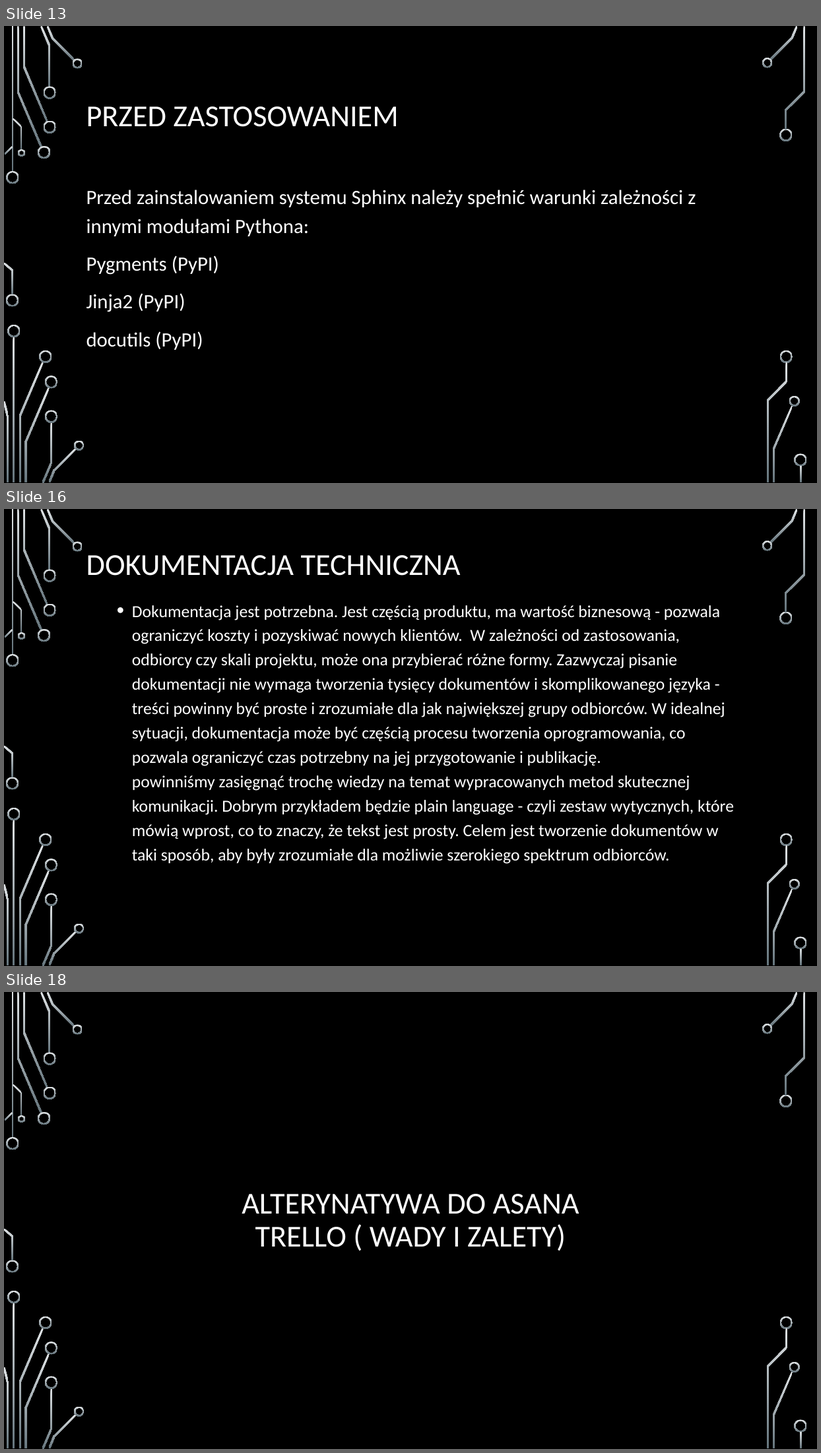
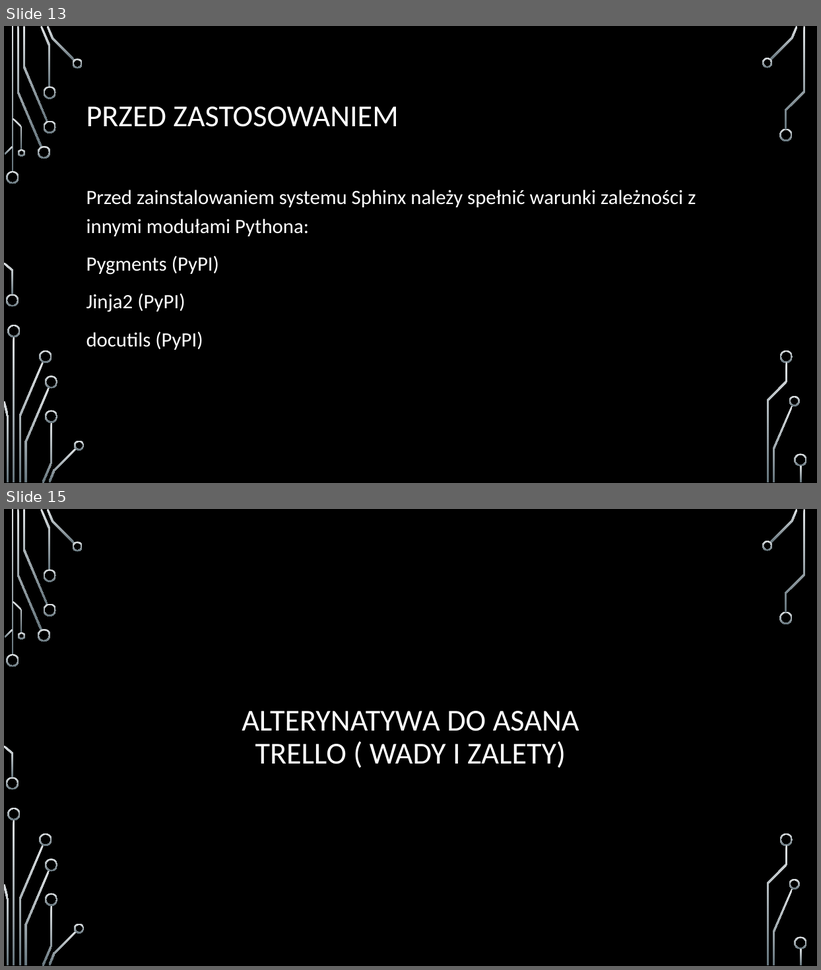
Before and after one commit to arcziko9/ZarzadzanieSystemamiInformatycznymiPOLSL, a slide deck: Projekt3/Adam_Kierat_Arkadiusz_Kałuża_Modul3_prezentacja.pptx. Shown one above the other, each under a label of ours: slides 13, 16 and 18 before the commit, slides 13 and 15 after it; the slides between them are not shown. The pictures are 821x1453 and 821x970 pixels, drawn with LibreOffice and Linux fonts; fonts in the diff are those of the drawing; background and template pictures are left out. Boxes give left, top, right and bottom in pixels: in the first picture for what was removed or moved away, otherwise in the second. Text is boxed around its words. In the diff, an @@ line names an element or a change of style, - is before the commit and + after.

```diff
--- a/Projekt3/Adam_Kierat_Arkadiusz_Kałuża_Modul3_prezentacja.pptx
+++ b/Projekt3/Adam_Kierat_Arkadiusz_Kałuża_Modul3_prezentacja.pptx
@@ slide 16 removed at [4,509,817,966], background picture (left out); not listed: 36 template elements that a slide beside it also shows @@
@@ title removed at [86,555,461,576] @@
-DOKUMENTACJA TECHNICZNA
@@ text removed at [132,605,734,864] @@
-  • Dokumentacja jest potrzebna. Jest częścią produktu, ma wartość biznesową - pozwala ograniczyć koszty i pozyskiwać nowych klientów. W zależności od zastosowania, odbiorcy czy skali projektu, może ona przybierać różne formy. Zazwyczaj pisanie dokumentacji nie wymaga tworzenia tysięcy dokumentów i skomplikowanego języka - treści powinny być proste i zrozumiałe dla jak największej grupy odbiorców. W idealnej sytuacji, dokumentacja może być częścią procesu tworzenia oprogramowania, co pozwala ograniczyć czas potrzebny na jej przygotowanie i publikację.
-    powinniśmy zasięgnąć trochę wiedzy na temat wypracowanych metod skutecznej komunikacji. Dobrym przykładem będzie plain language - czyli zestaw wytycznych, które mówią wprost, co to znaczy, że tekst jest prosty. Celem jest tworzenie dokumentów w taki sposób, aby były zrozumiałe dla możliwie szerokiego spektrum odbiorców.
@@ what was slide 18 is now slide 15 @@
```
Also in this commit, not shown: 1 slide changed, 2 other slides removed, 4 other files.
